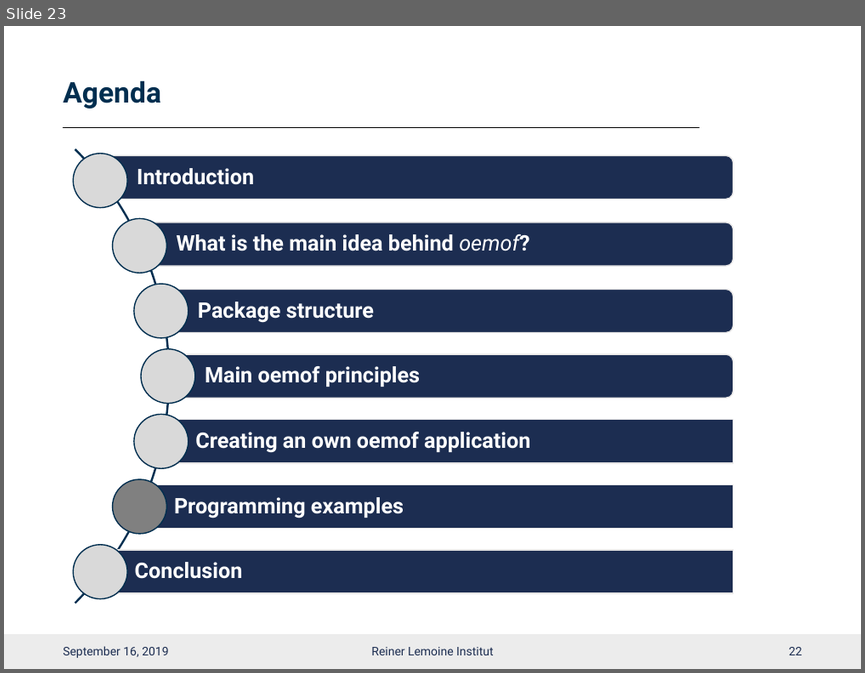
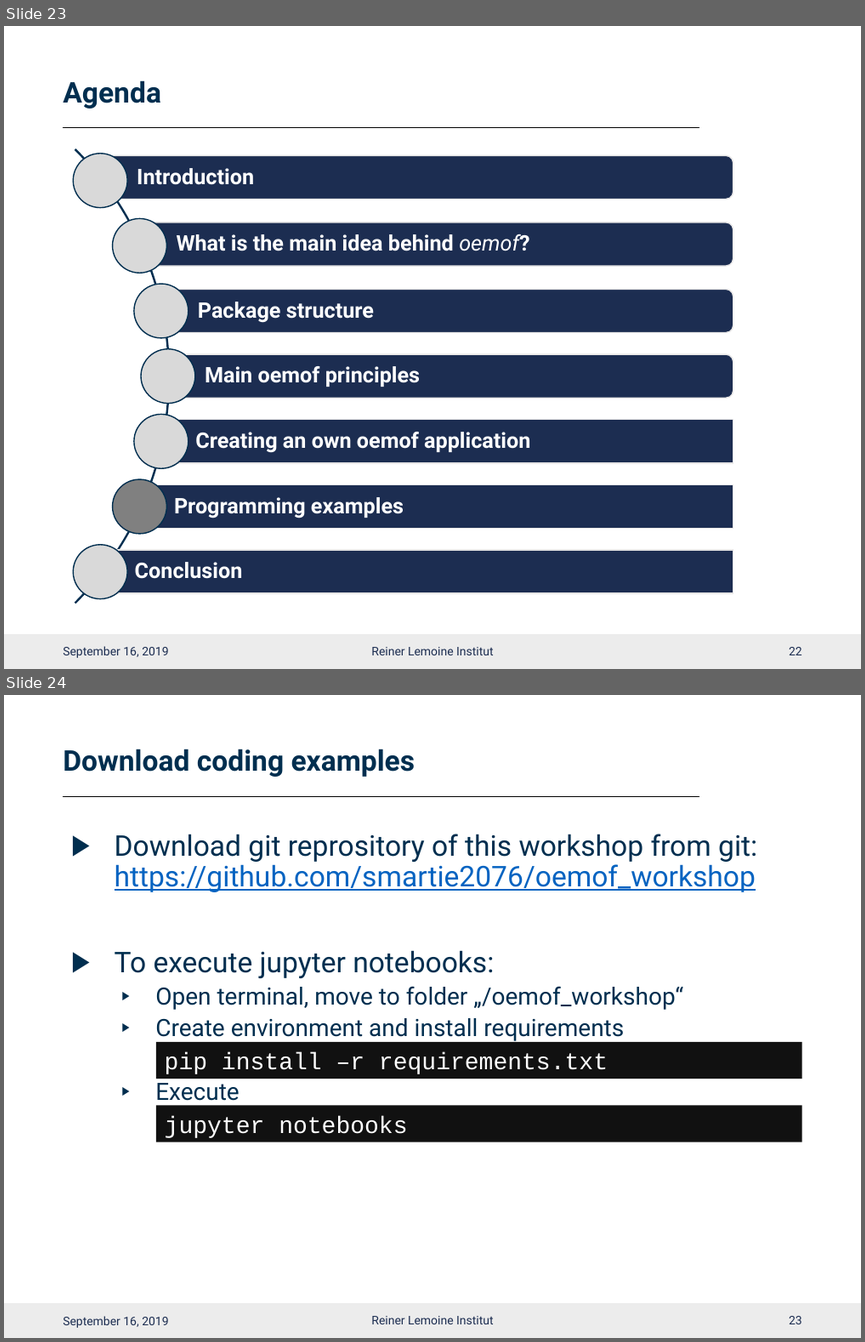
Before and after one commit to smartie2076/oemof_workshop, a slide deck: Oemof_Workshop_03_Basics.pptx. Shown one above the other, each under a label of ours: slide 23 before the commit, slides 23 and 24 after it. The pictures are 865x673 and 865x1342 pixels, drawn with LibreOffice and Linux fonts; fonts in the diff are those of the drawing; background and template pictures are left out. Boxes give left, top, right and bottom in pixels: in the first picture for what was removed or moved away, otherwise in the second. Text is boxed around its words. In the diff, an @@ line names an element or a change of style, - is before the commit and + after.

```diff
--- a/Oemof_Workshop_03_Basics.pptx
+++ b/Oemof_Workshop_03_Basics.pptx
@@ slide 24 added at <box>4,695,861,1338</box>, background #FFFFFF; not listed: 2 template elements that a slide beside it also shows @@
@@ title added at <box>63,749,415,777</box>, 24 pt, text #002E4F, bold @@
+Download coding examples
@@ text added at <box>114,834,757,1106</box>, 24 pt, text #002E4F @@
+▶ Download git reprository of this workshop from git: https://github.com/smartie2076/oemof_workshop
+▶ To execute jupyter notebooks:
+  ▶ Open terminal, move to folder „/oemof_workshop“
+  ▶ Create environment and install requirements
+  ▶ Execute
@@ rectangle added at <box>155,1042,801,1079</box>, fill #111111, 20 pt, text #FFFFFF @@
+pip install –r requirements.txt
@@ rectangle added at <box>155,1106,801,1142</box>, fill #111111, 20 pt, text #FFFFFF @@
+jupyter notebooks
@@ text added at <box>63,1315,168,1327</box>, 10 pt, text #1C2D51 @@
+September 16, 2019
@@ text added at <box>371,1315,493,1324</box>, 10 pt, text #1C2D51 @@
+Reiner Lemoine Institut
@@ page number added at <box>789,1315,802,1324</box>, 10 pt, text #1C2D51 @@
+23
```
Also in this commit, not shown: 3 slides changed, 8 other files.
